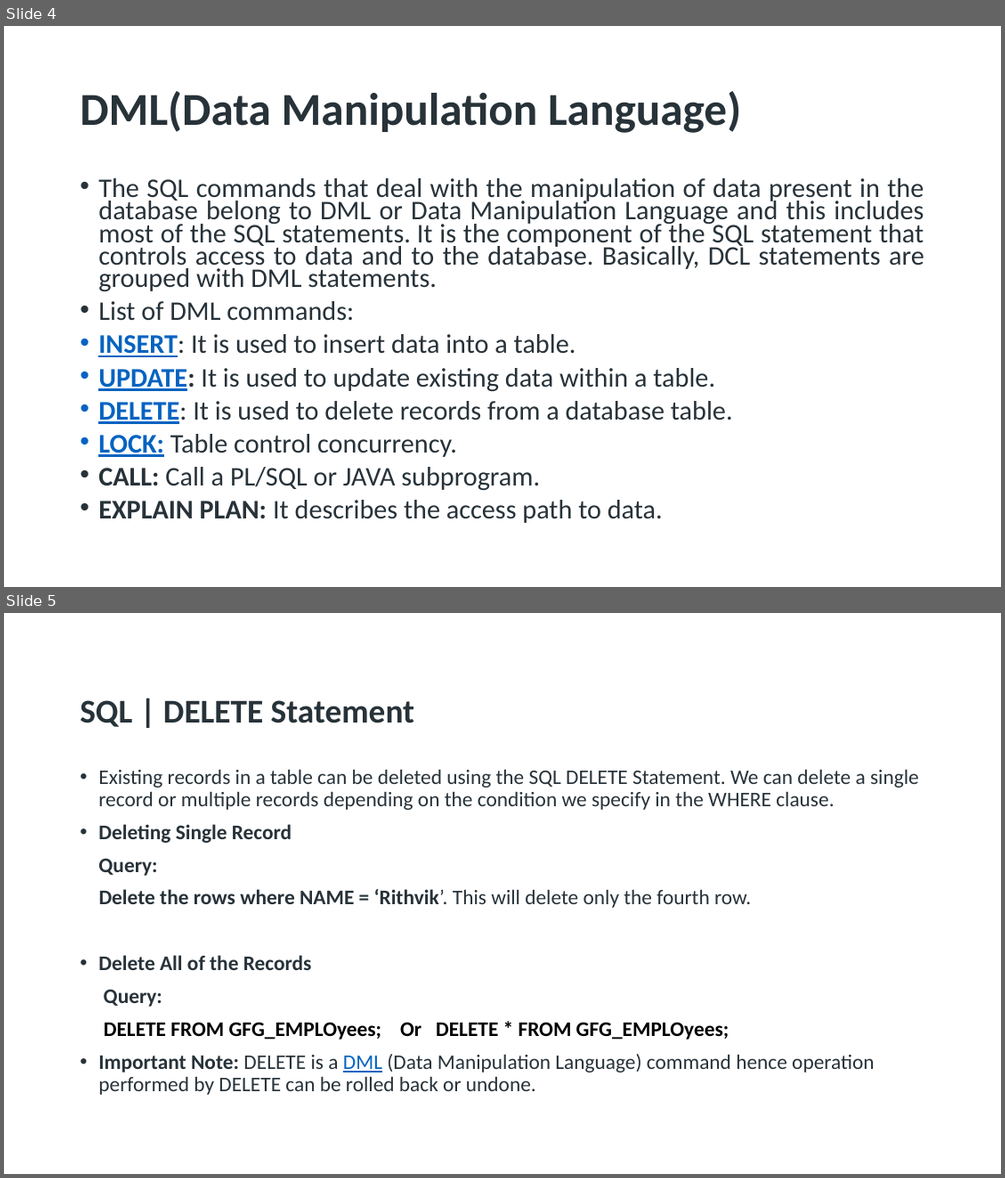
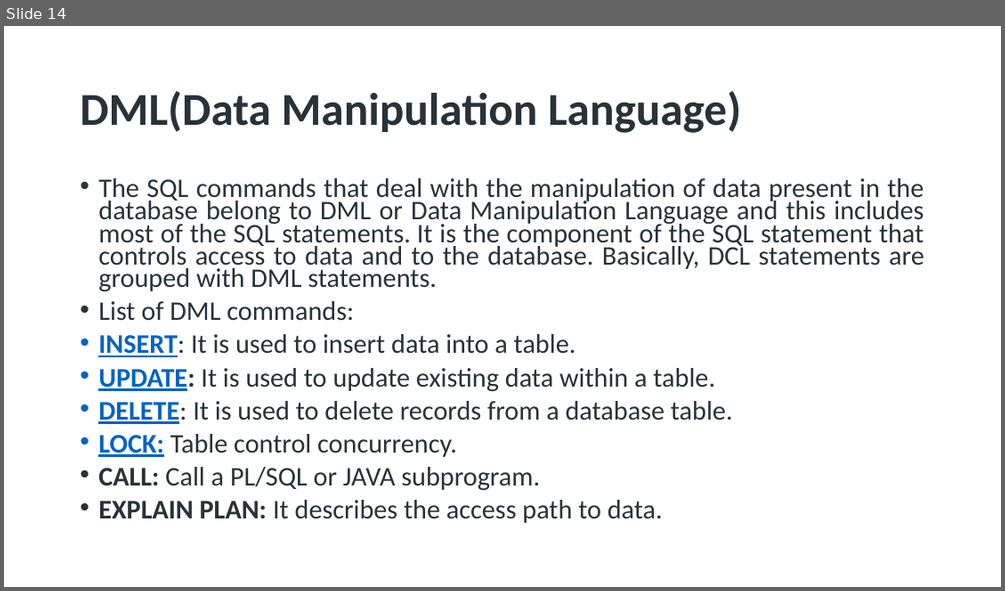
Before and after one commit to spoorthiempowher/Empowher-Curriculum-new, a slide deck: Postgres/postgress_session 3.pptx. Shown one above the other, each under a label of ours: slides 4 and 5 before the commit, slide 14 after it. The pictures are 1005x1178 and 1005x591 pixels, drawn with LibreOffice and Linux fonts; fonts in the diff are those of the drawing. Boxes give left, top, right and bottom in pixels: in the first picture for what was removed or moved away, otherwise in the second. Text is boxed around its words. In the diff, an @@ line names an element or a change of style, - is before the commit and + after.

```diff
--- a/Postgres/postgress_session 3.pptx
+++ b/Postgres/postgress_session 3.pptx
@@ slide 5 removed at [4,613,1001,1174], background #FFFFFF @@
@@ text removed at [80,700,414,727] @@
-SQL | DELETE Statement
@@ text removed at [98,769,919,1094] @@
-• Existing records in a table can be deleted using the SQL DELETE Statement. We can delete a single record or multiple records depending on the condition we specify in the WHERE clause.
-• Deleting Single Record
-Query:
-Delete the rows where NAME = ‘Rithvik’. This will delete only the fourth row.
-• Delete All of the Records
-Query:
-DELETE FROM GFG_EMPLOyees; Or DELETE * FROM GFG_EMPLOyees;
-• Important Note: DELETE is a DML (Data Manipulation Language) command hence operation performed by DELETE can be rolled back or undone.
@@ what was slide 4 is now slide 14 @@
```
Also in this commit, not shown: 2 slides changed, 4 slides added, 2 other slides removed.
